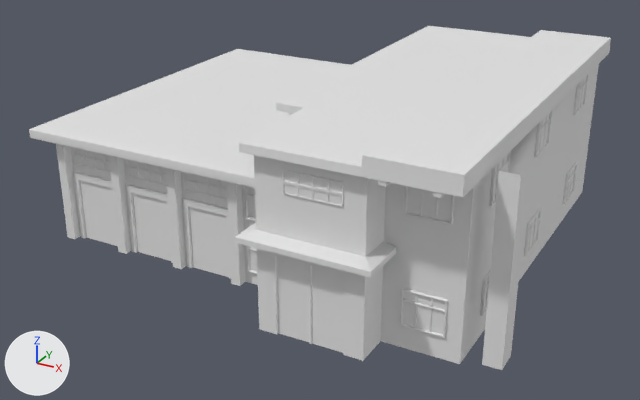
What one commit did to the FBX model Models/Buildings/SM_Fire_Department_High.fbx.
One viewpoint serves both versions: a 50 mm camera at (17.3, -32.6, 17.4) aimed at (0.0, -1.1, 1.7). The axes (+X, +Y, +Z) are drawn at lower left. The lights are the same throughout. The older version comes first. Where no turn or scale is listed for an object, it has been applied to the vertices. Vertices at exactly the same position are counted once.

Objects in the first picture: 'SM_Fire_Department_High'.
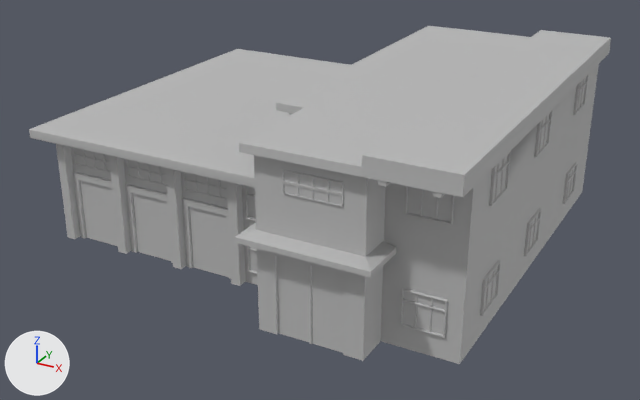
The newer file is also turned or shifted as a whole; pictures and numbers use the older file's frame.

Location of each change, [x1, y1, x2, y2] in pixels of the pictures (640 x 400 px; the box of a moved part takes in the faces that stretch with it):
'SM_Fire_Department_High', reshaped
    before: [29, 26, 611, 370]
    after: [29, 26, 611, 364]
part 1 of me_mesh, deleted
    before: [482, 161, 530, 370]
part 2 of me_mesh, moved or reshaped
    both: [282, 170, 344, 207]
part 3 of me_mesh, moved or reshaped
    both: [71, 147, 246, 212]
part 4 of me_mesh, recoloured (white to grey)
    both: [29, 26, 611, 364]

Edits to the bpy script that builds the scene:
```text
Add mat_sm_fire_department:
    mat_sm_fire_department = principled_material('SM_Fire_Department')
    mat_sm_fire_department.base_color = (0.5, 0.5, 0.5)  # grey #bcbcbc
Change me_mesh:
    used by ob_sm_fire_department_high; location = (0.0, 0.0, 0.0)
    remove me_mesh.from_pydata(...)  # 1981 vertices, 1481 faces; spans x -10.5..10.5, y -9.8..9.8, z 0.0..7.7
    add me_mesh.from_pydata(...)  # 1897 vertices, 1422 faces; spans x -10.5..9.5, y -9.8..9.8, z 0.0..7.7
    me_mesh part 1: the loose piece of 8 vertices spanning x 9.8..10.5, y -7.4..-6.4, z 0.0..7.1 is deleted
    me_mesh part 2
    10 vertices are removed from x 3.1..5.3, y -9.2, z 5.6..6.5
    36 faces are deleted
    27 new faces join them
    me_mesh part 3
    58 vertices are removed from x -10.0..-1.0, y -6.4..5.7, z 3.4..4.3
    197 faces are deleted
    153 new faces join them
    me_mesh part 4: 1243 faces spanning x -10.5..9.5, y -9.8..9.8, z 0.0..7.7 switch from mat_openpbr_shader1 (white #e7e7e7) to mat_sm_fire_department (grey #bcbcbc)
    other edits to the shape of me_mesh do not show in these pictures
```
